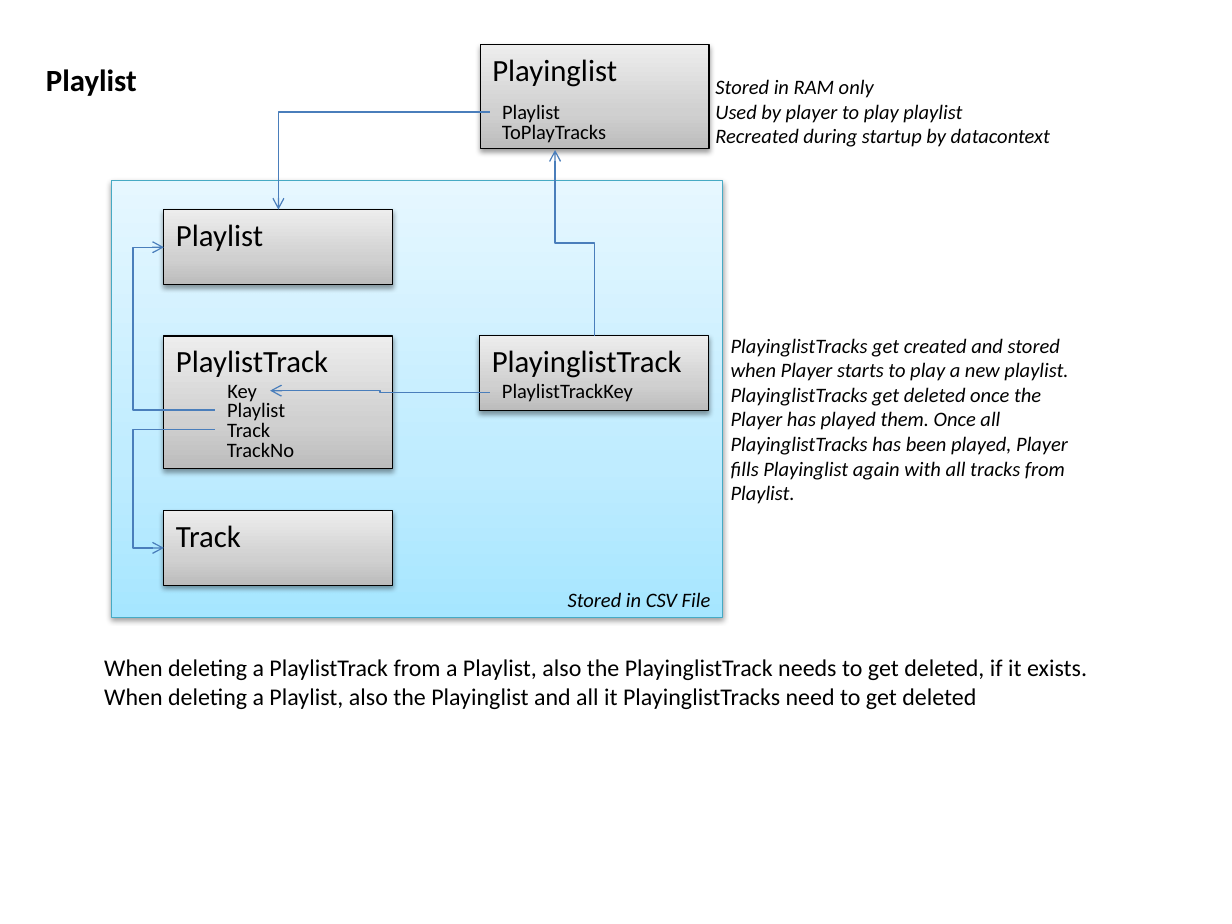
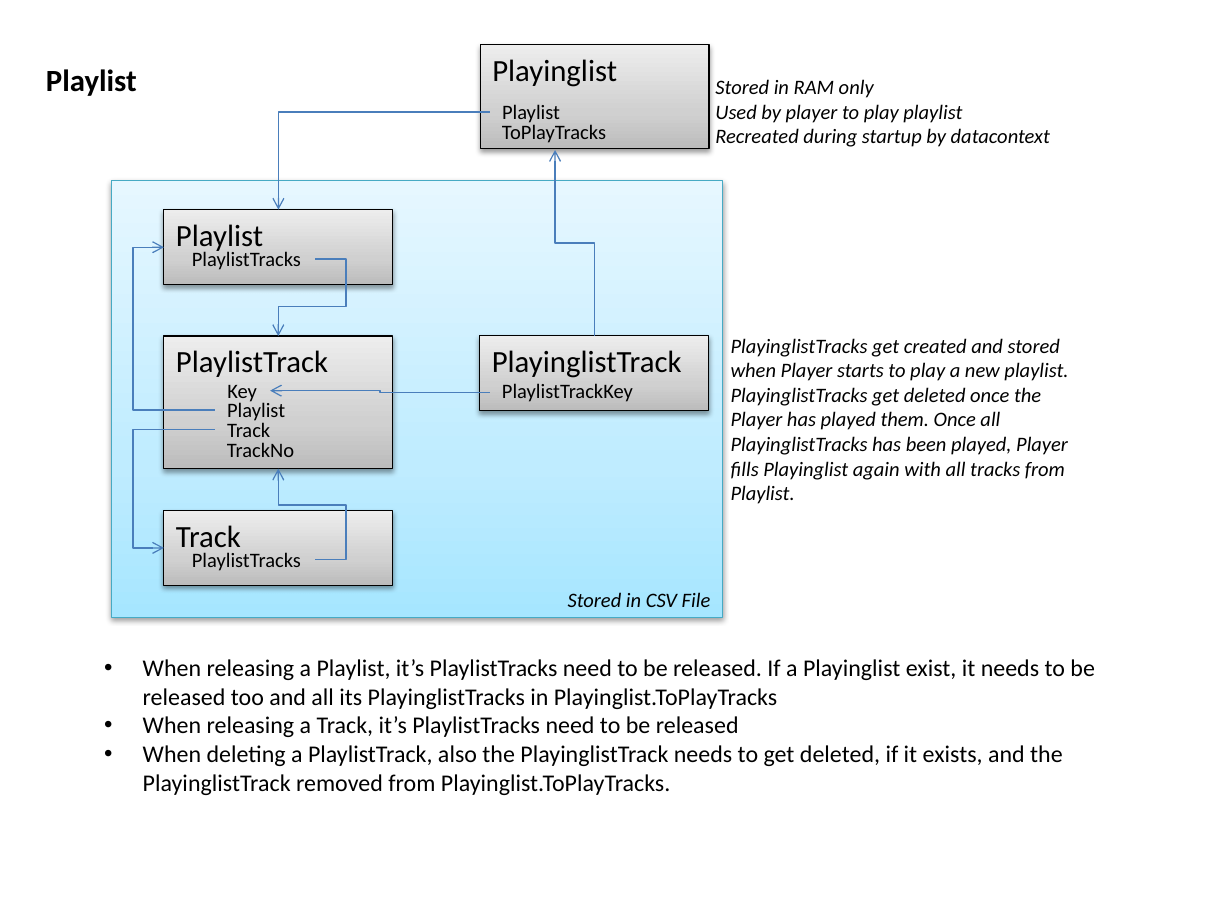
Before and after one commit to PeterHuberSg/MusicPlayer, a slide deck: slide 6 of Design.pptx. Drawn at 1232x924 pixels with LibreOffice and Linux fonts; fonts in the diff are those of the drawing. Boxes give left, top, right and bottom in pixels: in the first picture for what was removed or moved away, otherwise in the second. Text is boxed around its words. In the diff, an @@ line names an element or a change of style, - is before the commit and + after.

Commit message:
Completed deletion of tracks, playlists and playlisttracks

```diff
--- a/Design.pptx
+++ b/Design.pptx
@@ text added at bbox=[192, 249, 301, 270], 12 pt, text #000000 @@
+PlaylistTracks
@@ elbow arrow added from (315, 259) to (278, 336), #4B7EBC 0.75 pt @@
@@ elbow arrow added from (315, 559) to (278, 468), #4B7EBC 0.75 pt @@
@@ text added at bbox=[192, 552, 301, 571], 12 pt, text #000000 @@
+PlaylistTracks
@@ text at bbox=[143, 659, 1094, 795]: text changed @@
-When deleting a PlaylistTrack from a Playlist, also the PlayinglistTrack needs to get deleted, if it exists.
-When deleting a Playlist, also the Playinglist and all it PlayinglistTracks need to get deleted
+• When releasing a Playlist, it’s PlaylistTracks need to be released. If a Playinglist exist, it needs to be released too and all its PlayinglistTracks in Playinglist.ToPlayTracks
+• When releasing a Track, it’s PlaylistTracks need to be released
+• When deleting a PlaylistTrack, also the PlayinglistTrack needs to get deleted, if it exists, and the PlayinglistTrack removed from Playinglist.ToPlayTracks.
```
Also in this commit, not shown: 1 other slide changed, 2 slides added, 24 other files.
